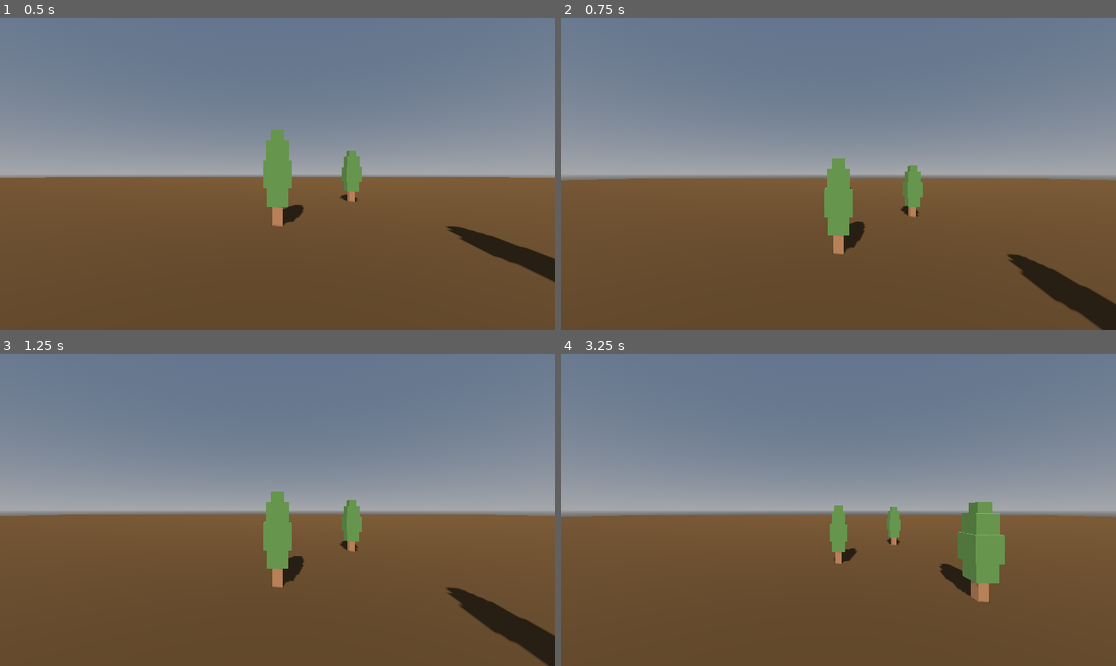
Above: before the commit, frames 1-4 (two rows, left to right).
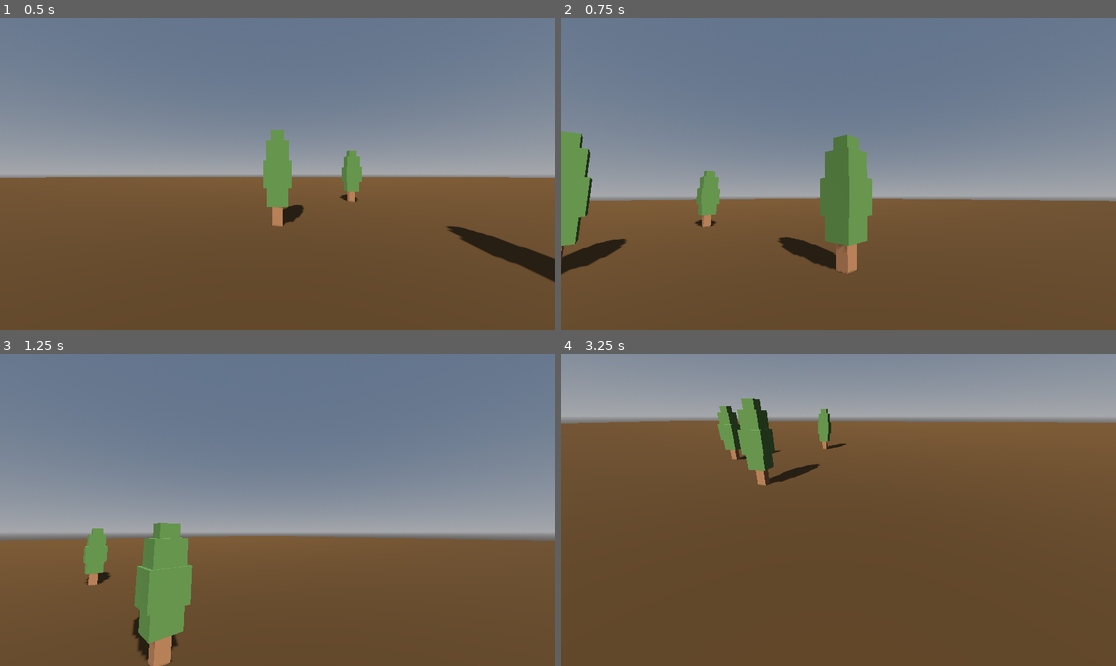
Above: after the commit, the same moments.

Repository: Esosek/Tondacraft_Course
Game: Godot game, scene res://scenes/game.tscn
Same seed, same stepped clock (60 frames per second), same inputs: the game is played once before the commit and once after it.
Inputs (mouse positions are in pixels of both pictures, inside the frame that each line leads up to):
- Up to frame 1 (0.5 s): no input
- Up to frame 2 (0.75 s): tap Enter (ui_accept) at 0.5, 0.6 s; move the mouse to (960, 158) at 0.52 s; hold D (move_right) from 0.53 s (still down)
- Up to frame 3 (1.25 s): keep holding D (move_right); tap Space (jump) at 0.77, 0.8, 1.07 s
- Up to frame 4 (3.25 s): move the mouse to (727, 525) at 1.27 s; release D (move_right) at 1.28 s; hold Down (move_back) 1.28-2.03 s; tap Space (jump) at 1.35, 1.52, 1.82, 2.3, 3.02 s; tap Enter (ui_accept) at 1.55, 2.1, 2.85 s; move the mouse to (894, 441) at 2.02 s; hold D (move_right) 2.03-2.78 s; move the mouse to (810, 572) at 2.77 s; hold W (move_forward) from 2.78 s (still down)

Frame 1 is identical in both runs. In frame 2, 14% of the frame differs, in the area x 0-100%, y 36-100%; in frame 3, 15%; in frame 4, 53%, in the area x 0-100%, y 0-80%.

Commit message:
Added mouse look

Diff:
--- a/scenes/player/player.gd
+++ b/scenes/player/player.gd
@@ -1,9 +1,26 @@
+class_name Player
 extends CharacterBody3D
 
+#@export var speed = 5.0
+#@export var speed: float = 5.0
+@export var speed := 5.0
+@export var jump_height := 4.5
+@export var mouse_sensitivity := 0.002
+@export var camera_clamp := 1.2
 
-const SPEED = 5.0
-const JUMP_VELOCITY = 4.5
+@onready var camera: Camera3D = $Camera3D
 
+# Godot zavolá _init metodu pří spuštění hry
+func _init() -> void:
+	Input.set_mouse_mode(Input.MOUSE_MODE_CAPTURED)
+
+# Godot zavolá _ready metodu když je tato scéna načtená
+func _ready() -> void:
+	# print() metoda vypíše parametr do konzole
+	pass
+
+func take_damage(value: int):
+	print("Player takes ", value, " damage")
 
 func _physics_process(delta: float) -> void:
 	# Add the gravity.
@@ -11,18 +28,24 @@
 		velocity += get_gravity() * delta
 
 	# Handle jump.
-	if Input.is_action_just_pressed("ui_accept") and is_on_floor():
-		velocity.y = JUMP_VELOCITY
+	if Input.is_action_just_pressed("jump") and is_on_floor():
+		velocity.y = jump_height
 
 	# Get the input direction and handle the movement/deceleration.
 	# As good practice, you should replace UI actions with custom gameplay actions.
-	var input_dir := Input.get_vector("ui_left", "ui_right", "ui_up", "ui_down")
+	var input_dir := Input.get_vector("move_left", "move_right", "move_forward", "move_back")
 	var direction := (transform.basis * Vector3(input_dir.x, 0, input_dir.y)).normalized()
 	if direction:
-		velocity.x = direction.x * SPEED
-		velocity.z = direction.z * SPEED
+		velocity.x = direction.x * speed
+		velocity.z = direction.z * speed
 	else:
-		velocity.x = move_toward(velocity.x, 0, SPEED)
-		velocity.z = move_toward(velocity.z, 0, SPEED)
+		velocity.x = move_toward(velocity.x, 0, speed)
+		velocity.z = move_toward(velocity.z, 0, speed)
 
 	move_and_slide()
+
+func _unhandled_input(event: InputEvent) -> void:
+	if event is InputEventMouseMotion:
+		rotate_y(-event.relative.x * mouse_sensitivity)
+		camera.rotate_x(-event.relative.y * mouse_sensitivity)
+		camera.rotation.x = clamp(camera.rotation.x, -camera_clamp, camera_clamp)
